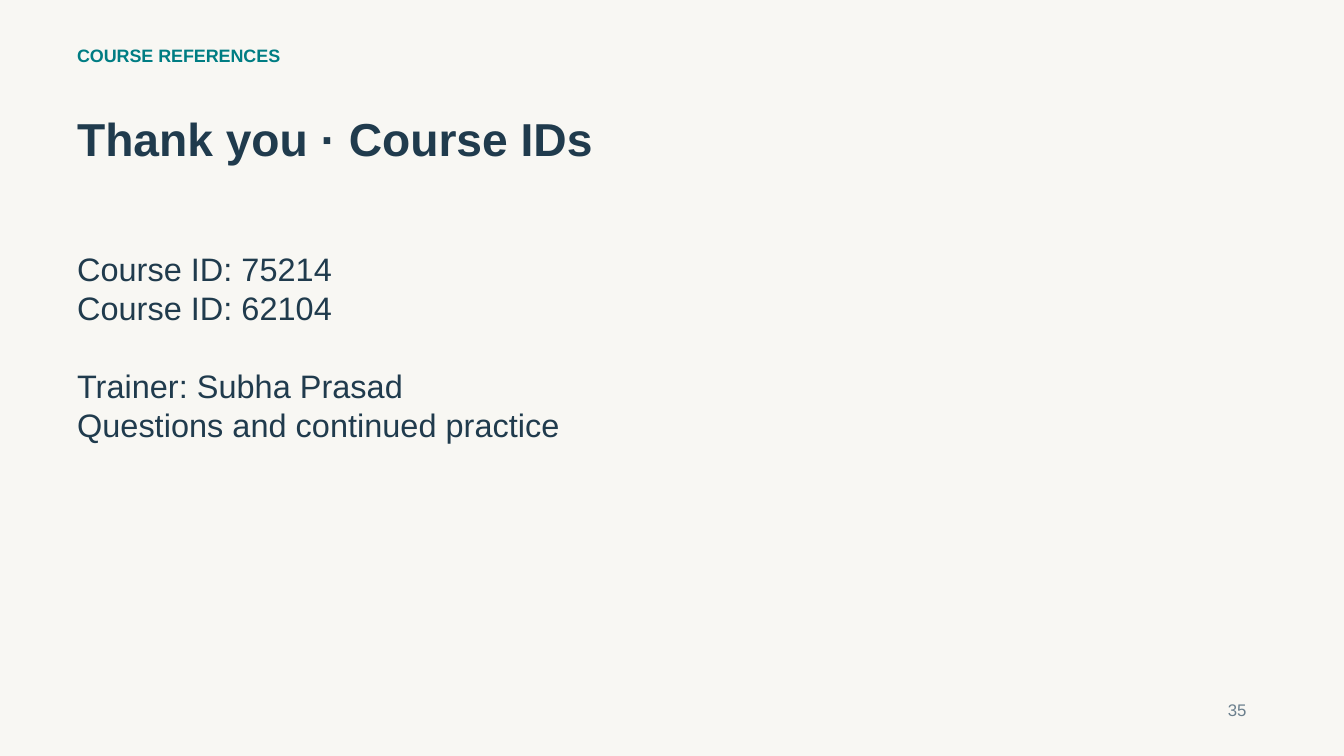
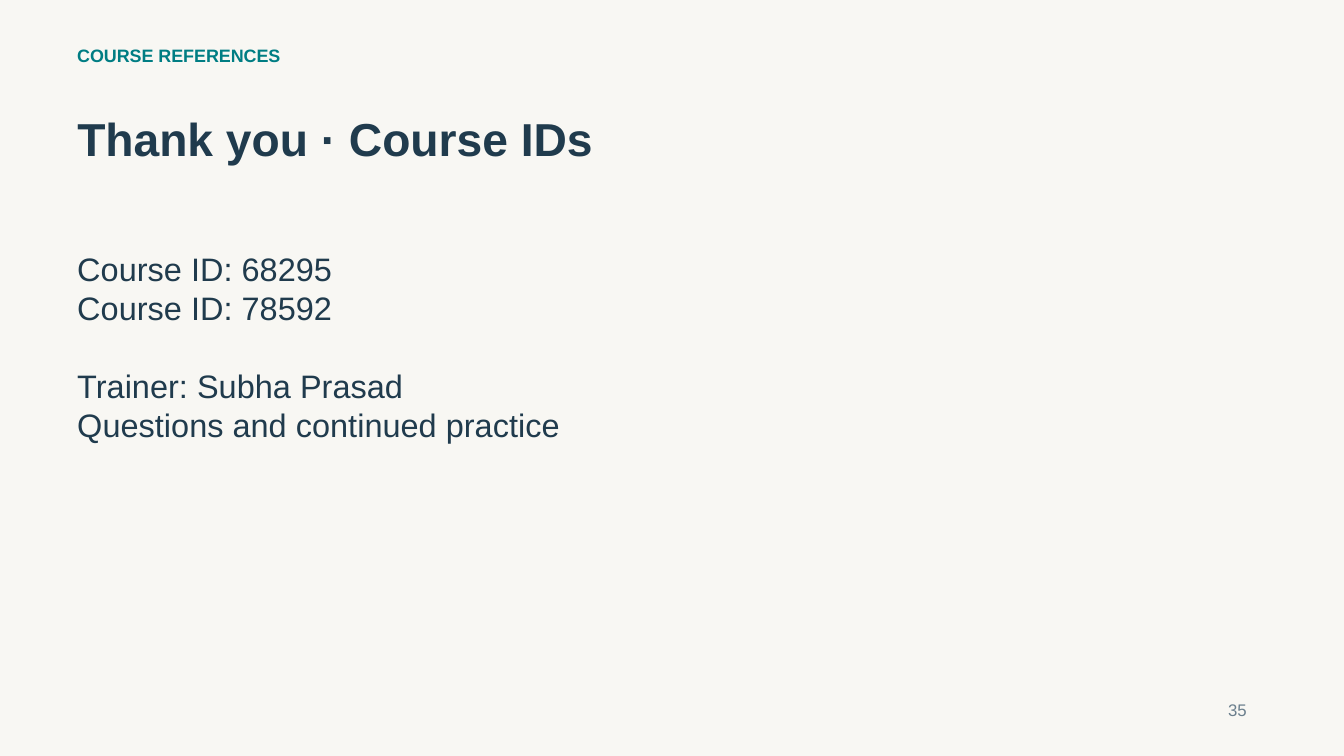
Before and after one commit to thesubhaprasad/tcs-sme-angular-learning, a slide deck: slide 35 of training/day-5/5_Angular_Day_Five_Subha_Prasad.pptx. Drawn at 1344x756 pixels with LibreOffice and Linux fonts; fonts in the diff are those of the drawing. Boxes give left, top, right and bottom in pixels: in the first picture for what was removed or moved away, otherwise in the second. Text is boxed around its words. In the diff, an @@ line names an element or a change of style, - is before the commit and + after.

Commit message:
update

```diff
--- a/training/day-5/5_Angular_Day_Five_Subha_Prasad.pptx
+++ b/training/day-5/5_Angular_Day_Five_Subha_Prasad.pptx
@@ text at (77, 258, 332, 321): text changed @@
-Course ID: 75214
-Course ID: 62104
+Course ID: 68295
+Course ID: 78592
```
